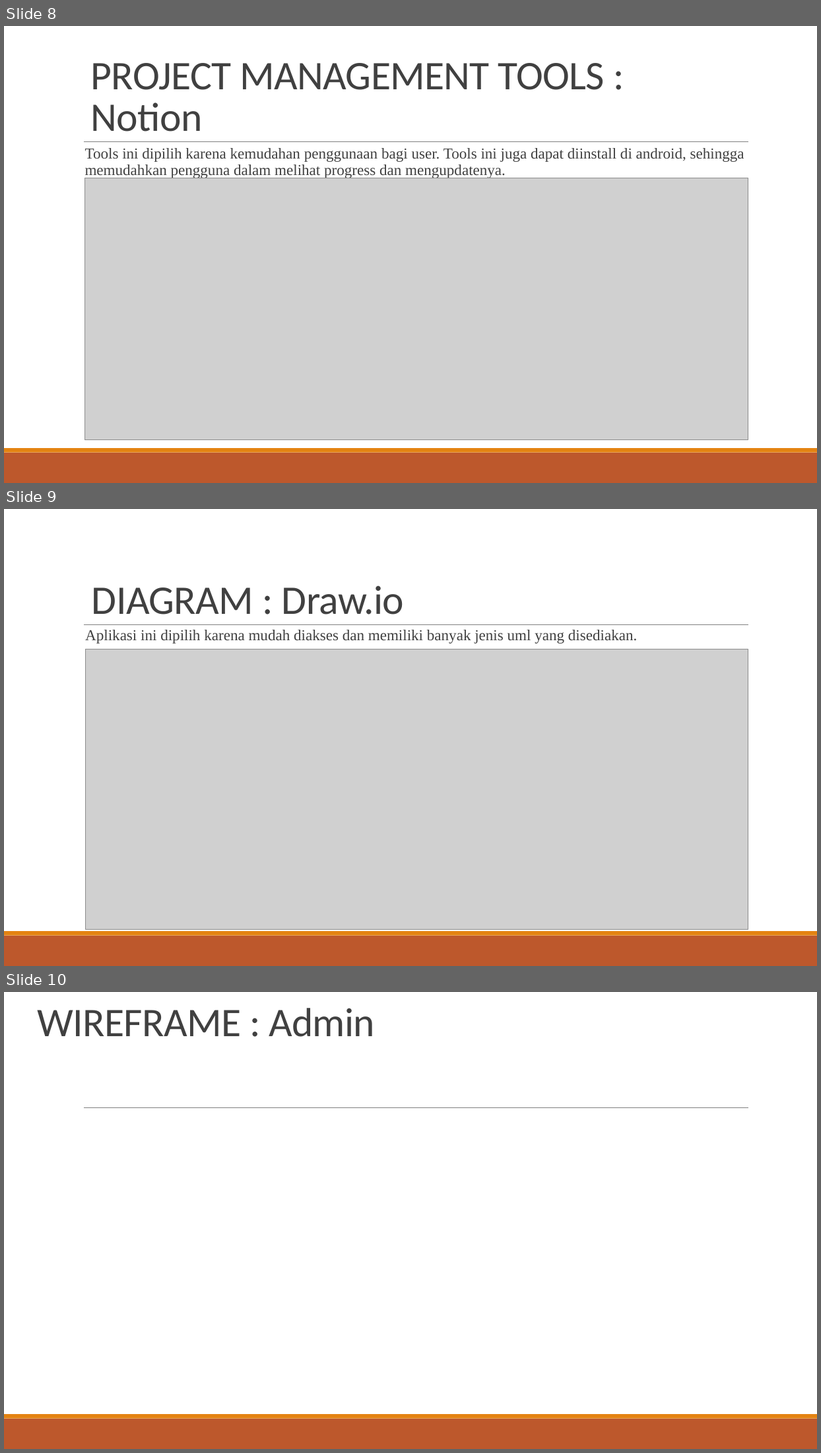
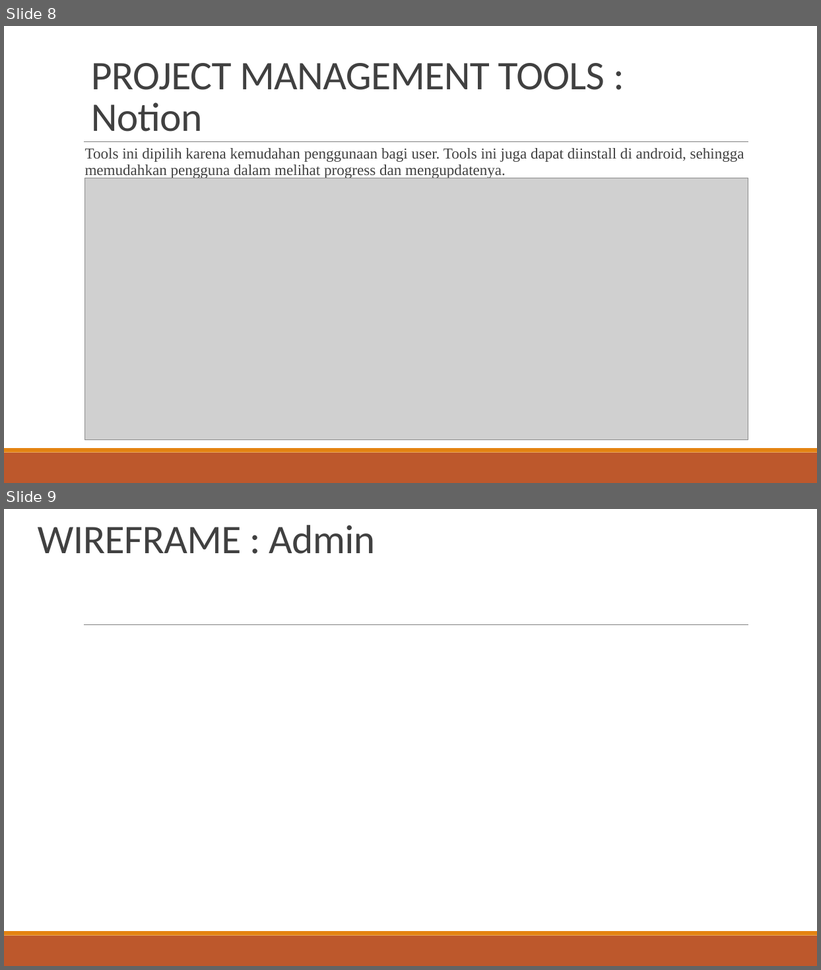
Before and after one commit to MaheswaraAW/-PPL4611, a slide deck: Aplikasi Catalog Board Game.pptx. Shown one above the other, each under a label of ours: slides 8, 9 and 10 before the commit, slides 8 and 9 after it. The pictures are 821x1453 and 821x970 pixels, drawn with LibreOffice and Linux fonts; fonts in the diff are those of the drawing; grey boxes stand for pictures; background and template pictures are left out. Boxes give left, top, right and bottom in pixels: in the first picture for what was removed or moved away, otherwise in the second. Text is boxed around its words. In the diff, an @@ line names an element or a change of style, - is before the commit and + after.

```diff
--- a/Aplikasi Catalog Board Game.pptx
+++ b/Aplikasi Catalog Board Game.pptx
@@ slide 9 removed at [4, 509, 817, 966], background #FFFFFF; not listed: 3 template elements that a slide beside it also shows @@
@@ title removed at [91, 586, 405, 615] @@
-DIAGRAM : Draw.io
@@ text removed at [85, 630, 637, 644] @@
-  Aplikasi ini dipilih karena mudah diakses dan memiliki banyak jenis uml yang disediakan.
@@ picture removed at [85, 650, 748, 929] @@
@@ what was slide 10 is now slide 9 @@
```
